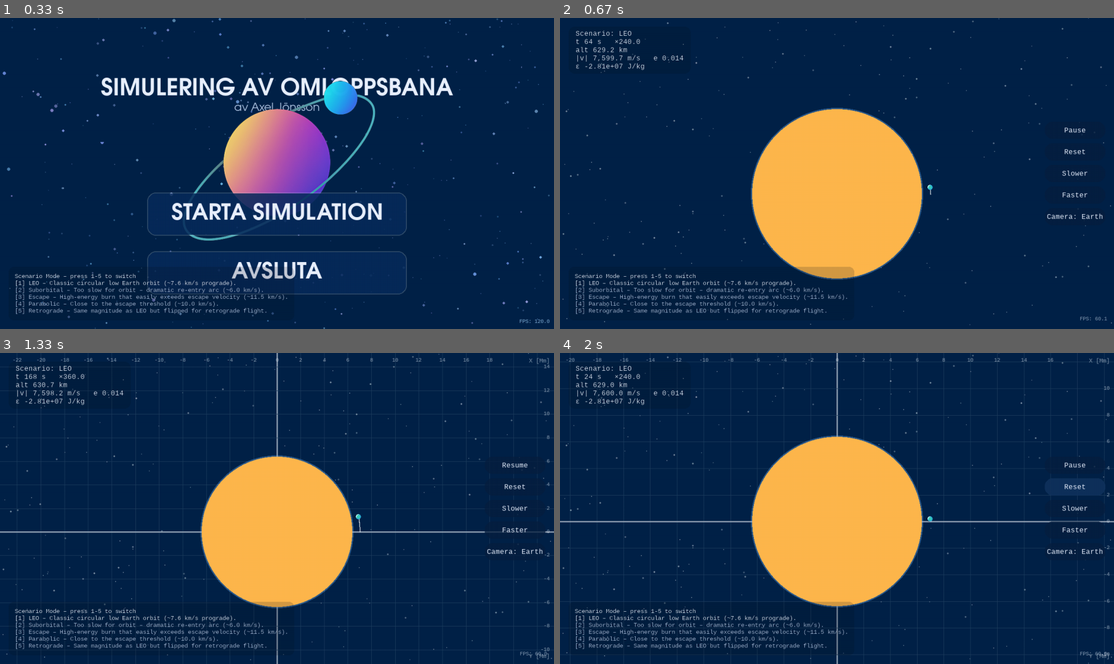
Above: before the commit, frames 1-4 (two rows, left to right).
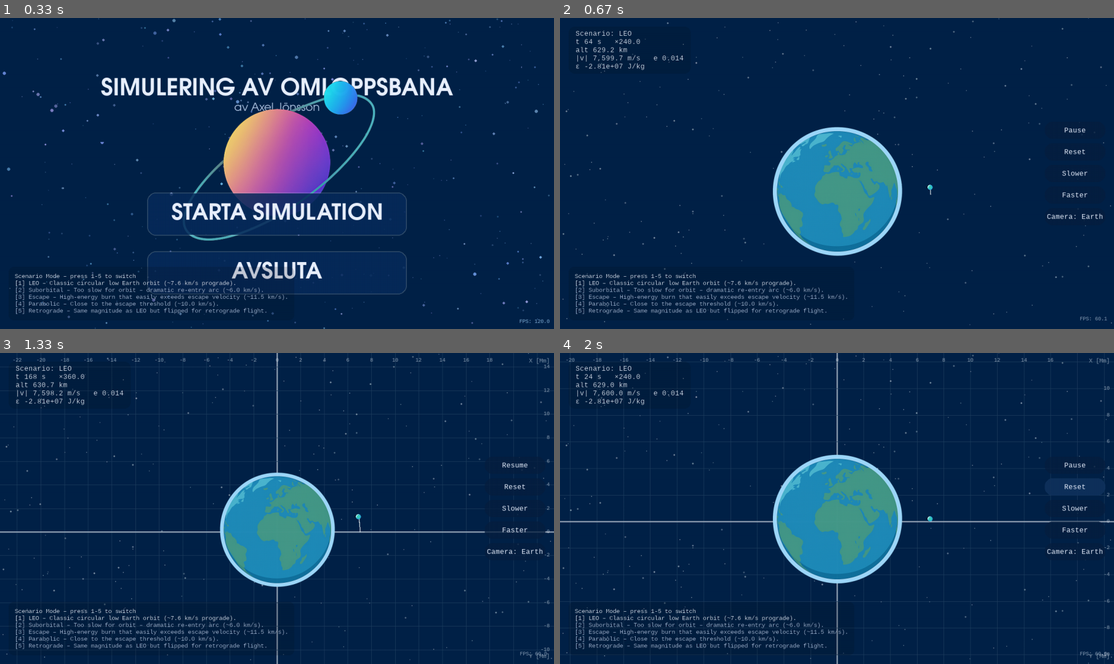
Above: after the commit, the same moments.

Repository: askel-dev/gymnasiearbete-omloppsbana
Game: pygame game, started from src/orbit_pygame.py
Two runs of this game, one before a commit and one after it. Both use one fixed random seed, a clock stepped at 60 frames per second and the inputs below.
Inputs:
- Up to frame 1 (0.33 s): no input
- Up to frame 2 (0.67 s): click "STARTA SIMULATION" at 0.38 s
- Up to frame 3 (1.33 s): tap G at 0.67 s; hold Right from 1 s (still down); tap Space at 1.07 s; tap - at 1.15 s
- Up to frame 4 (2 s): tap Space at 1.37, 1.57 s; release Right at 1.47 s; hold Up 1.5-1.8 s; click "Reset" at 1.88 s

Frame 1 is identical in both runs. In frame 2, 13% of the frame differs, in the area x 34-66%, y 28-85%; in frame 3, 11%; in frame 4, 13%.

Commit message:
Use sprite for Earth rendering

Diff:
--- a/src/orbit_pygame.py
+++ b/src/orbit_pygame.py
@@ -41,39 +41,46 @@
     return tuple(int(c1[i] + (c2[i] - c1[i]) * t) for i in range(3))
 
 
+_EARTH_SPRITE_PATH = os.path.join(
+    os.path.dirname(__file__), "..", "assets", "earth_sprite_2.png"
+)
+_EARTH_SPRITE_BASE: pygame.Surface | None = None
+_EARTH_SPRITE_CACHE: dict[int, pygame.Surface] = {}
+
+
+def _load_earth_sprite_base() -> pygame.Surface:
+    global _EARTH_SPRITE_BASE
+    if _EARTH_SPRITE_BASE is None:
+        _EARTH_SPRITE_BASE = pygame.image.load(_EARTH_SPRITE_PATH).convert_alpha()
+    return _EARTH_SPRITE_BASE
+
+
+def _get_scaled_earth_sprite(diameter: int) -> pygame.Surface:
+    if diameter <= 0:
+        raise ValueError("Earth sprite diameter must be positive")
+
+    cached = _EARTH_SPRITE_CACHE.get(diameter)
+    if cached is not None:
+        return cached
+
+    base_sprite = _load_earth_sprite_base()
+    scaled = pygame.transform.smoothscale(base_sprite, (diameter, diameter))
+    _EARTH_SPRITE_CACHE[diameter] = scaled
+    return scaled
+
+
 def draw_earth(
     surface: pygame.Surface,
     position: tuple[int, int],
     radius: int,
-    *,
-    atmosphere_thickness: int = 0,
 ) -> None:
     if radius <= 0:
         return
 
-    atmosphere_thickness = max(0, atmosphere_thickness)
-    total_radius = radius + atmosphere_thickness
-    diameter = total_radius * 2
-    earth_surface = pygame.Surface((diameter, diameter), pygame.SRCALPHA)
-    center = (total_radius, total_radius)
-
-    if atmosphere_thickness > 0:
-        pygame.draw.circle(
-            earth_surface,
-            ATMOSPHERE_COLOR,
-            center,
-            total_radius,
-        )
-
-    pygame.draw.circle(
-        earth_surface,
-        PLANET_COLOR,
-        center,
-        radius,
-    )
-
-    rect = earth_surface.get_rect(center=position)
-    surface.blit(earth_surface, rect)
+    diameter = radius * 2
+    sprite = _get_scaled_earth_sprite(diameter)
+    rect = sprite.get_rect(center=position)
+    surface.blit(sprite, rect)
 
 
 @lru_cache(maxsize=64)
@@ -626,7 +633,6 @@
 WIDTH, HEIGHT = 1000, 800
 BACKGROUND_COLOR = (0, 34, 72)
 PLANET_COLOR = (255, 183, 77)
-ATMOSPHERE_COLOR = (120, 186, 255, 90)
 SAT_COLOR_CORE = (65, 224, 162)
 SAT_COLOR_EDGE = (42, 170, 226)
 SAT_HIGHLIGHT_COLOR = (206, 255, 250)
@@ -1897,18 +1903,10 @@
             screen.blit(orbit_layer, (0, 0))
 
         earth_radius_px = max(1, int(EARTH_RADIUS * ppm))
-        atmosphere_thickness_px = 0
-        if ppm > 0.0:
-            atmosphere_thickness_px = max(1, int(ATM_ALTITUDE * ppm))
-            atmosphere_thickness_px = min(
-                atmosphere_thickness_px,
-                max(8, earth_radius_px // 5),
-            )
         draw_earth(
             screen,
             earth_screen_pos,
             earth_radius_px,
-            atmosphere_thickness=atmosphere_thickness_px,
         )
 
         if impact_info is not None and shock_ring_start is not None:
